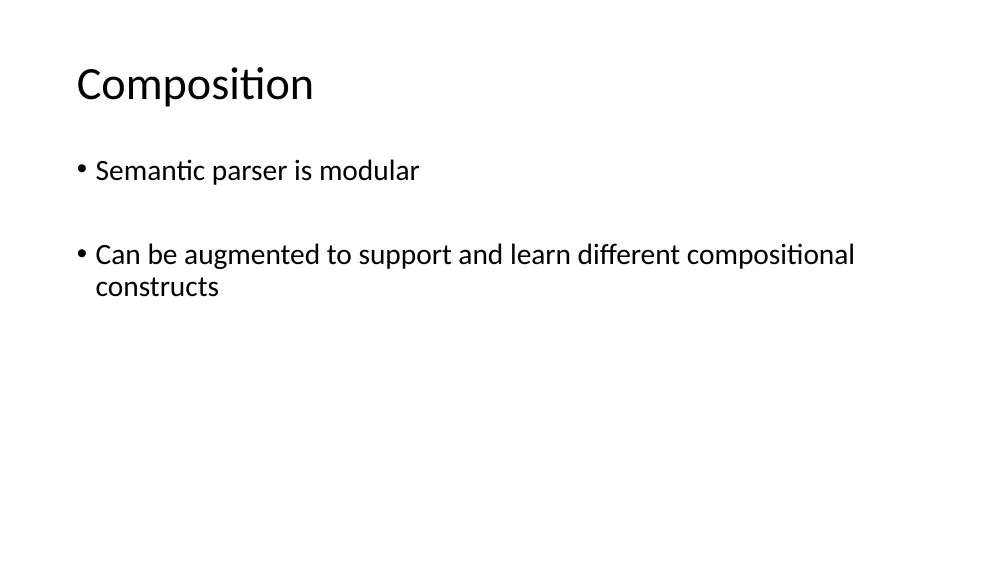
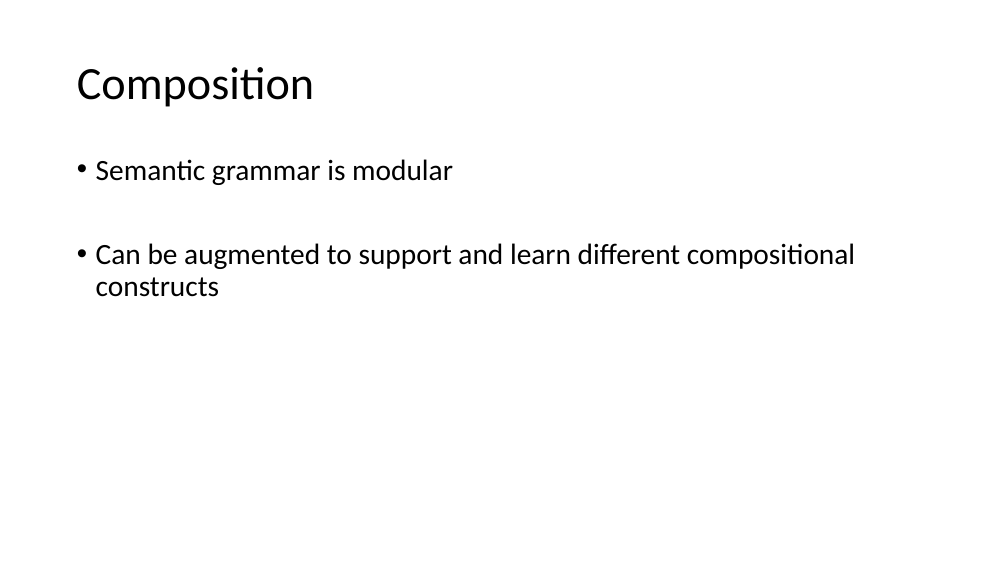
Before and after one commit to JsonFreeman/semppl, a slide deck: slide 29 of LabMeeting.pptx (slide 27 before the commit). Drawn at 1008x567 pixels with LibreOffice and Linux fonts; fonts in the diff are those of the drawing. Boxes give left, top, right and bottom in pixels: in the first picture for what was removed or moved away, otherwise in the second. Text is boxed around its words. In the diff, an @@ line names an element or a change of style, - is before the commit and + after.

```diff
--- a/LabMeeting.pptx
+++ b/LabMeeting.pptx
@@ text at [96, 159, 453, 185]: text changed @@
-• Semantic parser is modular
+• Semantic grammar is modular
```
Also in this commit, not shown: 2 other slides changed, 5 slides added, 3 slides removed.
